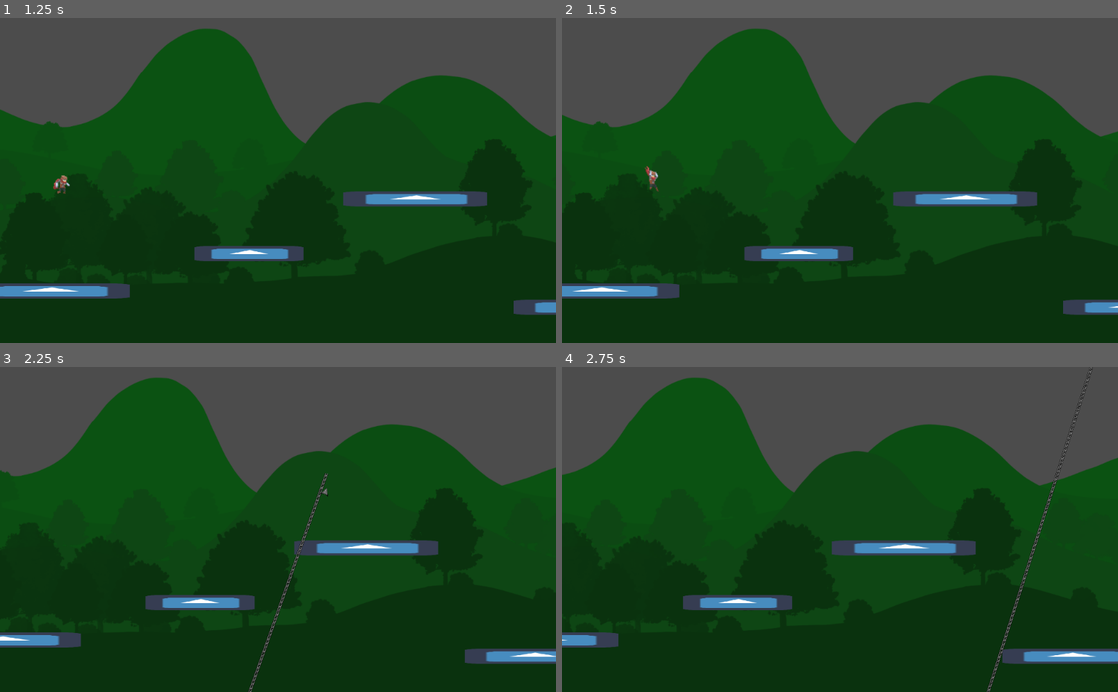
Above: before the commit, frames 1-4 (two rows, left to right).
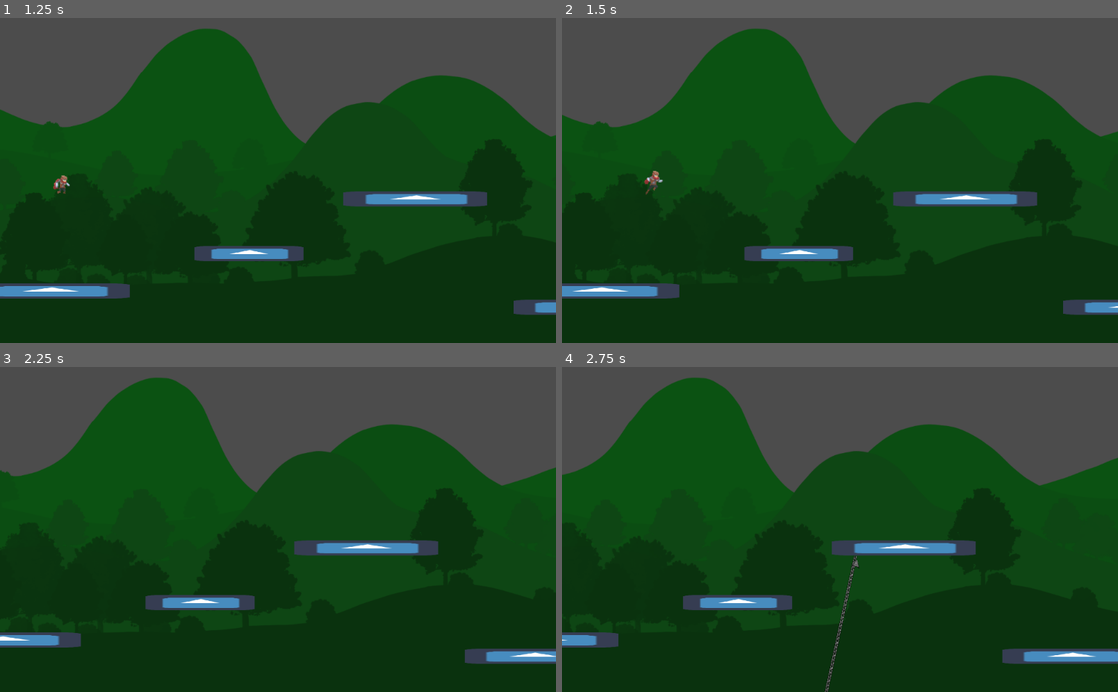
Above: after the commit, the same moments.

Repository: ztd12/GodotGrapple
Game: Godot game, scene res://Main.tscn
The game is run twice, just before and just after one commit, with the same random seed, the same clock (stepped at 60 frames per second) and the same inputs. The engine's default icon, where the game draws it, is replaced by a stand-in: a white triangle on a blue panel in a dark square.
Inputs (mouse positions are in pixels of both pictures, inside the frame that each line leads up to):
- Up to frame 1 (1.25 s): move the mouse to (400, 164) at 0.52 s; hold D (move_right) from 0.53 s (still down); tap Space (attack) at 0.6 s; tap W (jump) at 0.77, 1.07 s; tap S (crouch) at 0.8 s
- Up to frame 2 (1.5 s): keep holding D (move_right); move the mouse to (728, 196) at 1.27 s; tap S (crouch) at 1.35 s
- Up to frame 3 (2.25 s): tap W (jump) at 1.52, 1.82 s; tap Shift (dodge) at 1.55, 2.1 s; move the mouse to (333, 458) at 2.02 s; release D (move_right) at 2.03 s; press the mouse at (333, 458) at 2.03 s; hold A (move_left) from 2.03 s (still down)
- Up to frame 4 (2.75 s): keep holding A (move_left)

Frame 1 is identical in both runs. In frame 2, 0.1% of the frame differs, in the area x 14-19%, y 45-55%; in frame 3, 0.4%; in frame 4, 0.7%, in the area x 47-96%, y 0-100%.

Commit message:
further hook implementation

Diff:
--- a/Player/Dodge.gd
+++ b/Player/Dodge.gd
@@ -37,3 +37,4 @@
 	#TODO add iframes
 	#TODO fix hitbox
 	#dodge is slower than slide, but makes gives you iframes
+	#TODO add air dodge state, so that you can dodge while using grapple hook or in the air jumping/falling.
--- a/Player/Fall.gd
+++ b/Player/Fall.gd
@@ -23,7 +23,7 @@
 	player.velocity.y += player.gravity * delta
 	player.velocity = player.move_and_slide(player.velocity, Vector2.UP)
 
-	if player.velocity.y < 0:
+	if (player.velocity.y) < 0 or (not is_zero_approx(player.get_input_direction())):
 		animated_sprite.play("crnr_jmp")
 
 	if (player.jumps_made < player.maximum_jumps) and Input.is_action_just_pressed("jump"):
--- a/Player/GrappleHook.tscn
+++ b/Player/GrappleHook.tscn
@@ -5,8 +5,7 @@
 [ext_resource path="res://Player/GrappleHook.gd" type="Script" id=3]
 
 [sub_resource type="CapsuleShape2D" id=1]
-radius = 7.0
-height = 0.0
+radius = 6.0
 
 [node name="GrappleHook" type="Node2D"]
 position = Vector2( 0, 1 )
@@ -31,5 +30,5 @@
 offset = Vector2( 0, 8 )
 
 [node name="CollisionShape2D" type="CollisionShape2D" parent="Tip"]
-position = Vector2( 0, 10 )
+position = Vector2( 0, 20 )
 shape = SubResource( 1 )
--- a/Player/Hook.gd
+++ b/Player/Hook.gd
@@ -7,7 +7,7 @@
 onready var grppl: Node2D = get_node(_hk)
 
 func enter(_msg := {}) -> void:
-	animated_sprite.play("crnr-jmp")
+	animated_sprite.play("crnr_jmp")
 
 func physics_update(delta: float) -> void:
 	# Hook physics
@@ -31,10 +31,20 @@
 	player.velocity += player.chain_velocity
 
 	player.velocity.y += player.gravity * delta
+
+	player.velocity.y = clamp(player.velocity.y, -player.MAX_SPEED, player.MAX_SPEED)	# Make sure we are in our limits
+	player.velocity.x = clamp(player.velocity.x, -player.MAX_SPEED, player.MAX_SPEED)
+
+
 	player.velocity = player.move_and_slide(player.velocity, Vector2.UP)
 
 	if Input.is_action_just_released("grapple"):
 		grppl.release()
 		state_machine.transition_to("Idle")
 	elif Input.is_action_just_pressed("attack"):
+		grppl.release()
 		state_machine.transition_to("Attack")
+	elif Input.is_action_just_pressed("dodge"):
+		grppl.release()
+		state_machine.transition_to("Dodge")
+		#if we want to use a different animation, rememver to use the {air_dodge = true} as second argument in state.machine.transition_to()
--- a/Player/Idle.gd
+++ b/Player/Idle.gd
@@ -31,7 +31,7 @@
 	elif not is_zero_approx(player.get_input_direction()):
 		state_machine.transition_to("Run")
 	elif Input.is_action_just_pressed("grapple"):
-		# We clicked the mouse -> shoot
+
 		grppl.shoot(player.get_local_mouse_position())
 		state_machine.transition_to("Hook")
 
--- a/Player/Player.gd
+++ b/Player/Player.gd
@@ -11,14 +11,17 @@
 var slide_speed = 500
 var dodge_speed = 400
 
-const CHAIN_PULL = 60
+var MAX_SPEED = 2000
+
+const CHAIN_PULL = 50
 var chain_velocity:= Vector2.ZERO
 
 var velocity := Vector2.ZERO
 var jumps_made = 0
 
 onready var ground_ray = get_node("ground_check_ray")
-
+onready var ground_ray2 = get_node("ground_check_ray2")
+onready var ground_ray3 = get_node("ground_check_ray3")
 
 func get_input_direction() -> float:
 
@@ -36,7 +39,9 @@
 	return direction
 
 func on_floor() -> bool:
-	if ground_ray.is_colliding():
+	if (ground_ray.is_colliding() or
+		ground_ray2.is_colliding() or
+		ground_ray3.is_colliding()):
 		return true
 	else:
 		return false
--- a/Player/Player.tscn
+++ b/Player/Player.tscn
@@ -192,14 +192,24 @@
 scale = Vector2( 1.5, 1.50676 )
 frames = SubResource( 1 )
 animation = "idle"
-frame = 2
 playing = true
 
 [node name="ground_check_ray" type="RayCast2D" parent="."]
 enabled = true
 cast_to = Vector2( 0, 28 )
 
+[node name="ground_check_ray2" type="RayCast2D" parent="."]
+position = Vector2( 10, 0 )
+enabled = true
+cast_to = Vector2( 0, 28 )
+
+[node name="ground_check_ray3" type="RayCast2D" parent="."]
+position = Vector2( -10, 0 )
+enabled = true
+cast_to = Vector2( 0, 28 )
+
 [node name="GrappleHook" parent="." instance=ExtResource( 84 )]
+visible = false
 
 [node name="StateMachine" type="Node" parent="."]
 script = ExtResource( 47 )
--- a/Player/StateMachine.gd
+++ b/Player/StateMachine.gd
@@ -34,13 +34,13 @@
 
 func _physics_process(delta: float) -> void:
 	state.physics_update(delta)
+	print(state.name)
 
 
 # This function calls the current state's exit() function, then changes the active state,
 # and calls its enter function.
 # It optionally takes a `msg` dictionary to pass to the next state's enter() function.
 func transition_to(target_state_name: String, msg: Dictionary = {}) -> void:
-	print(state.name, "  ", target_state_name) #TODO REMOVE
 	# Safety check, you could use an assert() here to report an error if the state name is incorrect.
 	# We don't use an assert here to help with code reuse. If you reuse a state in different state machines
 	# but you don't want them all, they won't be able to transition to states that aren't in the scene tree.
--- a/TESTSCENE.tscn
+++ b/TESTSCENE.tscn
@@ -1,6 +1,7 @@
-[gd_scene load_steps=4 format=2]
+[gd_scene load_steps=5 format=2]
 
 [ext_resource path="res://icon.png" type="Texture" id=1]
+[ext_resource path="res://Player/Player.tscn" type="PackedScene" id=2]
 
 [sub_resource type="RectangleShape2D" id=1]
 extents = Vector2( 29, 30 )
@@ -20,6 +21,18 @@
 texture = ExtResource( 1 )
 
 [node name="CollisionShape2D" type="CollisionShape2D" parent="StaticBody2D"]
+shape = SubResource( 1 )
+
+[node name="StaticBody2D4" type="StaticBody2D" parent="."]
+position = Vector2( 501, 423 )
+__meta__ = {
+"_edit_group_": true
+}
+
+[node name="Sprite" type="Sprite" parent="StaticBody2D4"]
+texture = ExtResource( 1 )
+
+[node name="CollisionShape2D" type="CollisionShape2D" parent="StaticBody2D4"]
 shape = SubResource( 1 )
 
 [node name="StaticBody2D2" type="StaticBody2D" parent="."]
@@ -48,3 +61,6 @@
 position = Vector2( 209.5, -12.5 )
 scale = Vector2( 7.54688, 0.609375 )
 texture = ExtResource( 1 )
+
+[node name="Player" parent="." instance=ExtResource( 2 )]
+position = Vector2( 462, 539 )
